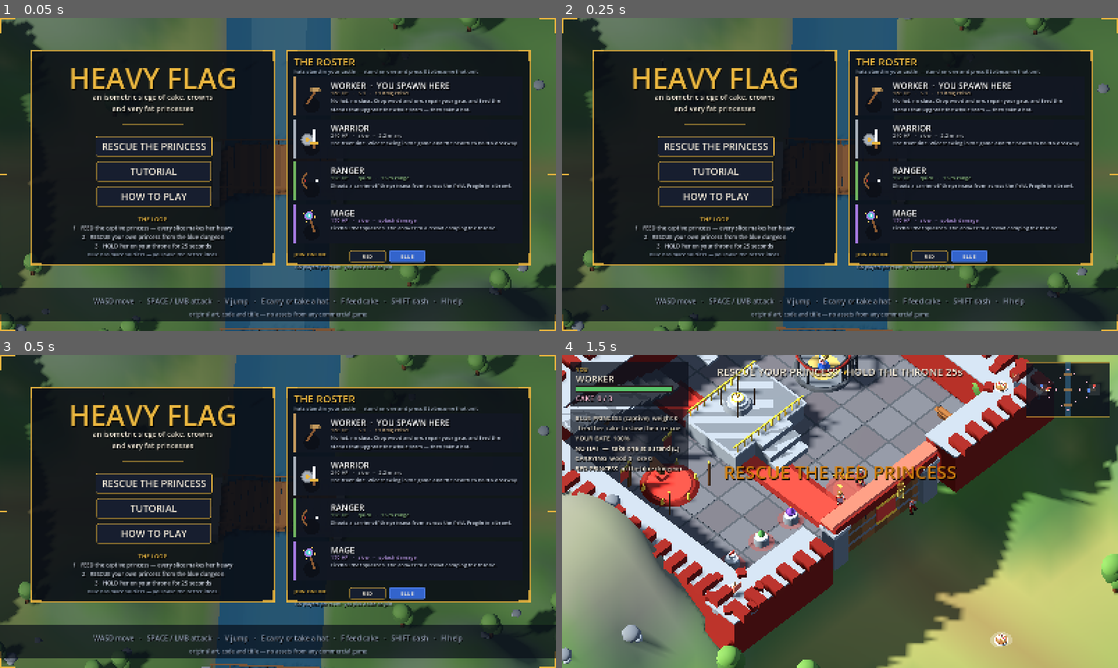
Above: before the commit, frames 1-4 (two rows, left to right).
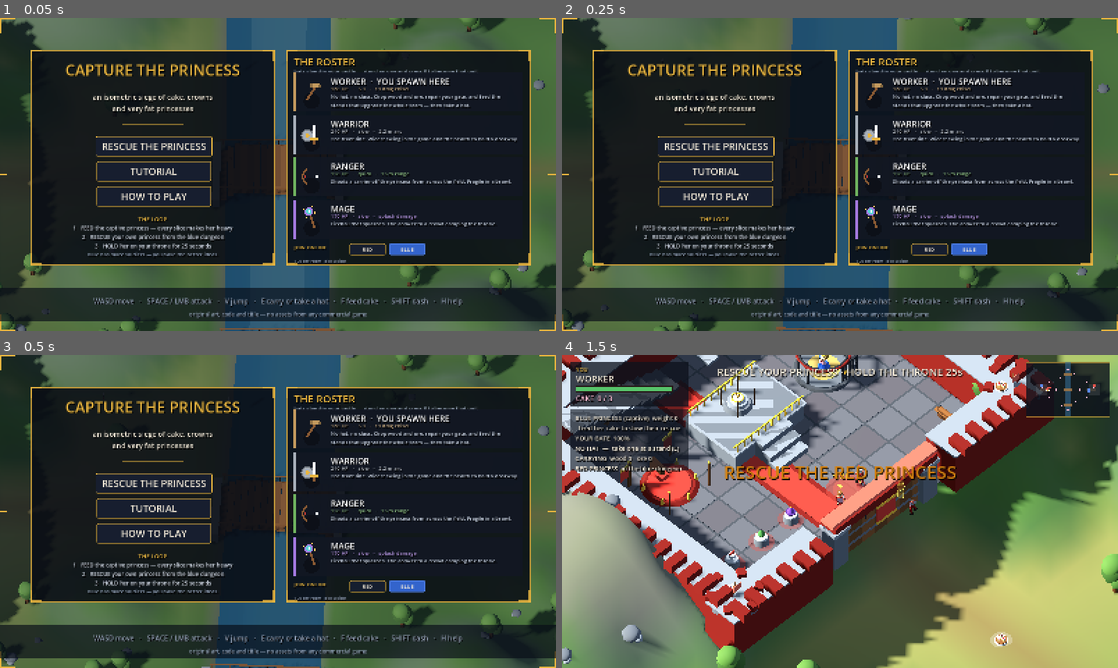
Above: after the commit, the same moments.

Repository: malahub/capture-the-princess
Game: Godot game, scene res://main.tscn
The game is run twice, just before and just after one commit, with the same random seed, the same clock (stepped at 60 frames per second) and the same inputs.
Inputs (mouse positions are in pixels of both pictures, inside the frame that each line leads up to):
- Up to frame 1 (0.05 s): no input
- Up to frame 2 (0.25 s): no input
- Up to frame 3 (0.5 s): no input
- Up to frame 4 (1.5 s): tap E (act) at 0.5, 0.6, 1.25 s; move the mouse to (962, 495) at 0.52 s; hold D (move_right) 0.53-1.28 s; click (962, 495) at 0.67 s; tap V (jump) at 0.77 s; move the mouse to (728, 527) at 1.27 s; hold S (move_down) from 1.28 s (still down); tap Space (attack) at 1.35 s

The runs differ from the first frame. In frame 1, 6.4% of the frame differs, in the area x 11-93%, y 14-81%; in frame 2, 6.4%; in frame 3, 6.4%; in frame 4, nothing differs.

Commit message:
Menu: ship-title header, online side picker inside the roster card

Diff:
--- a/scripts/ui.gd
+++ b/scripts/ui.gd
@@ -360,7 +360,8 @@
 	_card(Rect2(824, 92, 704, 620))
 
 	# ---- left: title and the three doors in
-	var t := mk_label(menu, "HEAVY FLAG", 82, GOLD, Vector2(88, 116), 704)
+	var t := mk_label(menu, "CAPTURE THE PRINCESS", 44, GOLD, Vector2(88, 118), 704)
+	t.add_theme_constant_override("outline_size", 0)
 	t.horizontal_alignment = HORIZONTAL_ALIGNMENT_CENTER
 	var sub := mk_label(menu, "an isometric siege of cake, crowns\nand very fat princesses", 21, IVORY,
 		Vector2(88, 212), 704, 74)
@@ -401,18 +402,18 @@
 	var hdr := mk_label(menu, "THE ROSTER", 30, GOLD, Vector2(846, 104))
 	var hsub := mk_label(menu, "hats stand in your castle — stand on one and press E to become that unit",
 		15, Color(0.66, 0.72, 0.8), Vector2(846, 142), 660, 24)
-	_roster_row(170, "worker", Color("c39a5e"), "WORKER  ·  YOU SPAWN HERE", "160 HP   ·   5.3   ·   11 dmg chisel",
+	_roster_row(158, "worker", Color("c39a5e"), "WORKER  ·  YOU SPAWN HERE", "160 HP   ·   5.3   ·   11 dmg chisel",
 		"No hat, no class. Chop wood and ore, repair your gate, and feed the stands that upgrade the whole team — then take a hat.")
-	_roster_row(292, "warrior", Color("a8b0ba"), "WARRIOR", "240 HP   ·   slow   ·   2.2 m arc",
+	_roster_row(280, "warrior", Color("a8b0ba"), "WARRIOR", "240 HP   ·   slow   ·   2.2 m arc",
 		"The front line. Widest swing in the game and the health to hold a doorway.")
-	_roster_row(414, "ranger", Color("6fb35f"), "RANGER", "150 HP   ·   quick   ·   15 m range",
+	_roster_row(402, "ranger", Color("6fb35f"), "RANGER", "150 HP   ·   quick   ·   15 m range",
 		"Shoots a carrier off the princess from across the field. Fragile in a brawl.")
-	_roster_row(536, "mage", Color("a479e0"), "MAGE", "170 HP   ·   slow   ·   splash damage",
+	_roster_row(524, "mage", Color("a479e0"), "MAGE", "170 HP   ·   slow   ·   splash damage",
 		"Fireball that splashes. The answer to a crowd camping the throne.")
 
 	# ---- online: pick a side and drop into a shared room (solo is untouched)
 	var bar := HBoxContainer.new()
-	bar.position = Vector2(846, 668)
+	bar.position = Vector2(846, 648)
 	bar.add_theme_constant_override("separation", 10)
 	menu.add_child(bar)
 	var olabel := mk_label(bar, "JOIN ONLINE", 15, GOLD, Vector2.ZERO, 150, 24)
@@ -424,8 +425,8 @@
 		b.add_theme_font_size_override("font_size", 15)
 		if side == 1:
 			b.add_theme_stylebox_override("normal", _btn_style(Color("3364cc"), Color("5b8bf0")))
-	var osub := mk_label(menu, "100 players per room · you pick a side on join", 13,
-		Color(0.62, 0.68, 0.78), Vector2(846, 706), 660, 20)
+	var osub := mk_label(menu, "100 per room · pick a side", 12,
+		Color(0.62, 0.68, 0.78), Vector2(846, 690), 400, 18)
 
 	var hintplate := ColorRect.new()
 	hintplate.color = Color(0.03, 0.05, 0.09, 0.68)
Not shown, changed: build/web/index.pck
